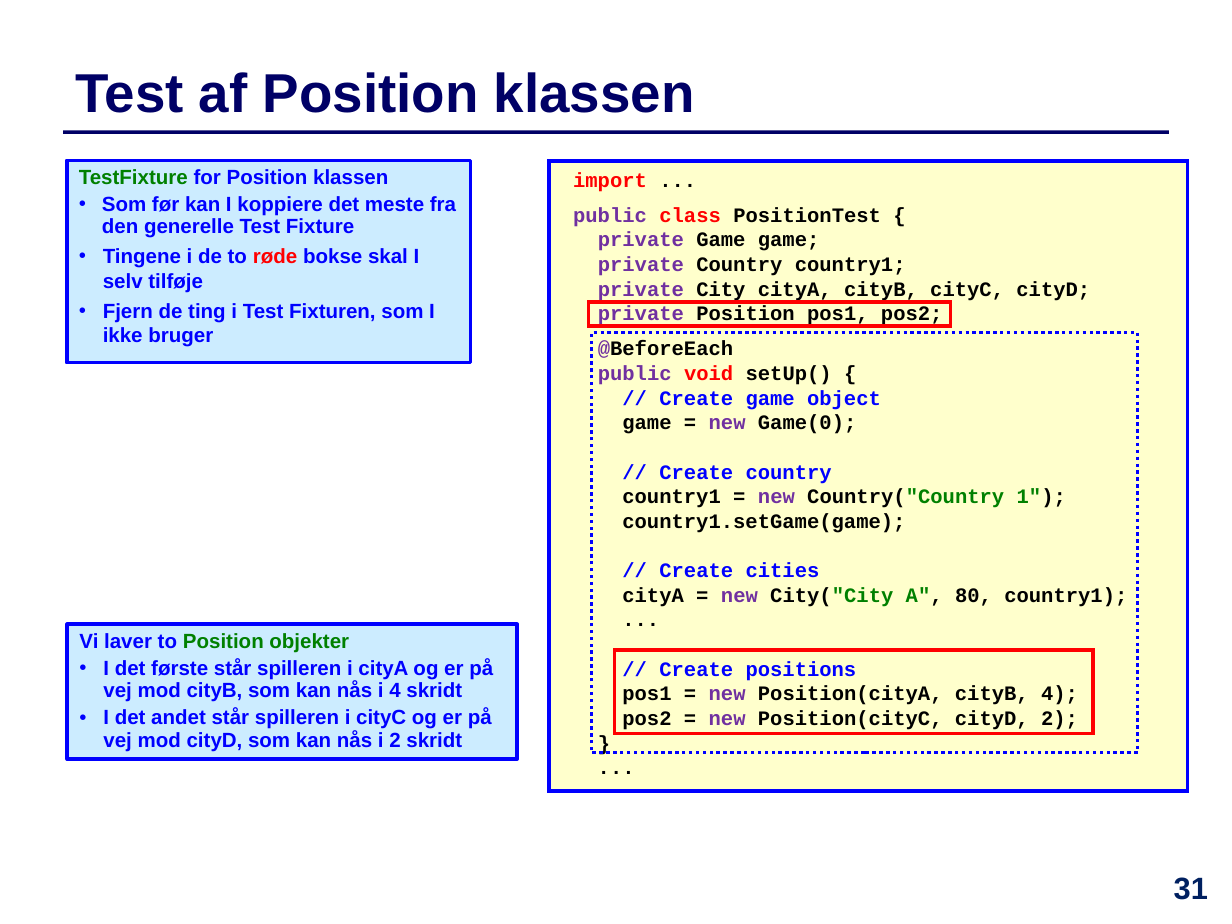
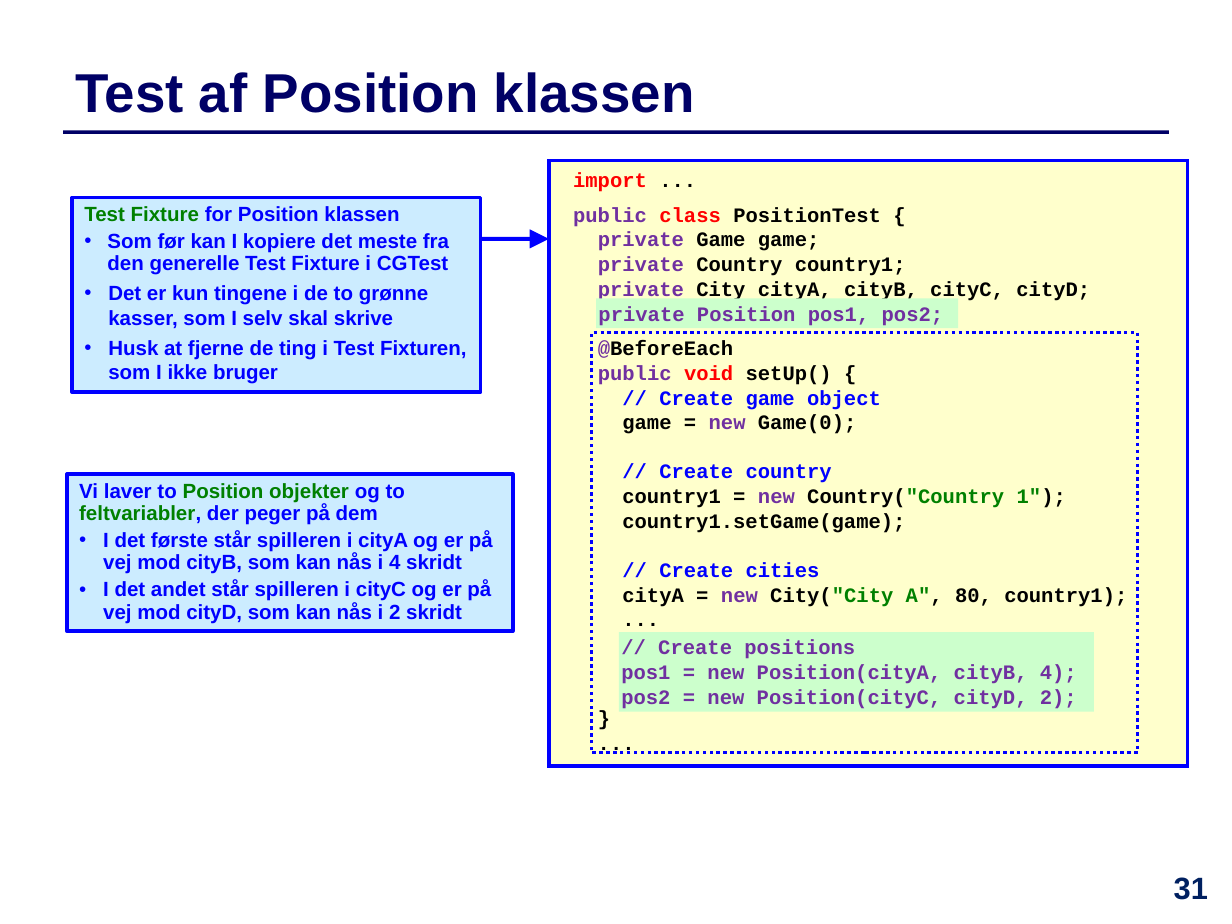
Before and after one commit to IntProgAU/Materiale, a slide deck: slide 31 of web/e23/uge_12/Slides-Uge12.pptx. Drawn at 1232x924 pixels with LibreOffice and Linux fonts; fonts in the diff are those of the drawing. Boxes give left, top, right and bottom in pixels: in the first picture for what was removed or moved away, otherwise in the second. Text is boxed around its words. In the diff, an @@ line names an element or a change of style, - is before the commit and + after.

```diff
--- a/web/e23/uge_12/Slides-Uge12.pptx
+++ b/web/e23/uge_12/Slides-Uge12.pptx
@@ rectangle "import ...": place and size @@
-rectangle "import ..." at [549, 160, 1188, 791]
+rectangle "import ..." at [549, 160, 1188, 766]
@@ rectangle "Test Fixture for Position klassen": place and size @@
-rectangle "Test Fixture for Position klassen" at [67, 160, 471, 362]
+rectangle "Test Fixture for Position klassen" at [73, 197, 480, 392]
@@ text in rectangle at [84, 206, 467, 384]: text changed @@
-TestFixture for Position klassen
-• Som før kan I koppiere det meste fra den generelle Test Fixture
-• Tingene i de to røde bokse skal I selv tilføje
-• Fjern de ting i Test Fixturen, som I ikke bruger
+Test Fixture for Position klassen
+• Som før kan I kopiere det meste fra den generelle Test Fixture i CGTest
+• Det er kun tingene i de to grønne kasser, som I selv skal skrive
+• Husk at fjerne de ting i Test Fixturen, som I ikke bruger
@@ arrow added from (461, 239) to (549, 239), #0000FF 2.25 pt @@
@@ rectangle added at [596, 298, 958, 328], fill #CCFFCC, 12 pt, text #7030A0, bold @@
+private Position pos1, pos2;
@@ rectangle removed at [589, 302, 951, 326] @@
@@ text in rectangle at [598, 306, 943, 327]: paragraph removed @@
-private Position pos1, pos2;
@@ rectangle "Vi laver to Position objekter ...": place and size @@
-rectangle "Vi laver to Position objekter ..." at [68, 625, 517, 759]
+rectangle "Vi laver to Position objekter ..." at [68, 474, 514, 632]
@@ text in rectangle at [79, 483, 405, 525]: text changed @@
-Vi laver to Position objekter
+Vi laver to Position objekter og to feltvariabler, der peger på dem
@@ rectangle removed at [615, 649, 1093, 733] @@
@@ rectangle added at [618, 632, 1094, 712], fill #CCFFCC, 12 pt, text #7030A0, bold @@
+// Create positions
+pos1 = new Position(cityA, cityB, 4);
+pos2 = new Position(cityC, cityD, 2);
@@ text in rectangle at [622, 661, 1078, 730]: paragraphs removed @@
-// Create positions
-pos1 = new Position(cityA, cityB, 4);
-pos2 = new Position(cityC, cityD, 2);
```
Also in this commit, not shown: 11 other slides changed, 1 other file.
